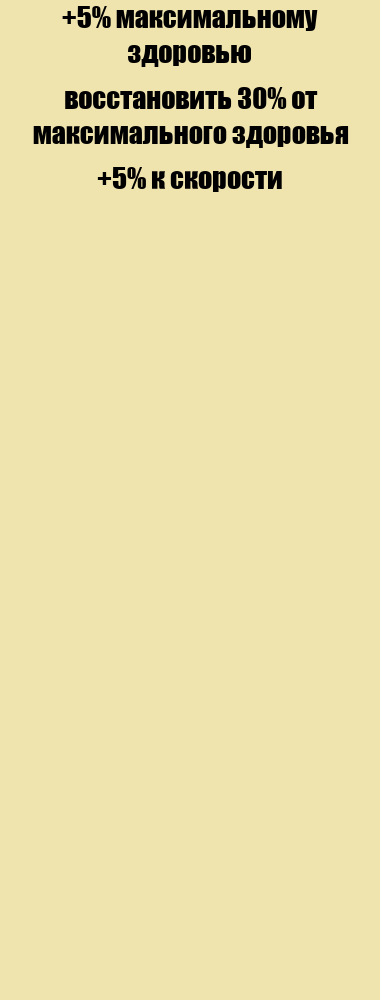
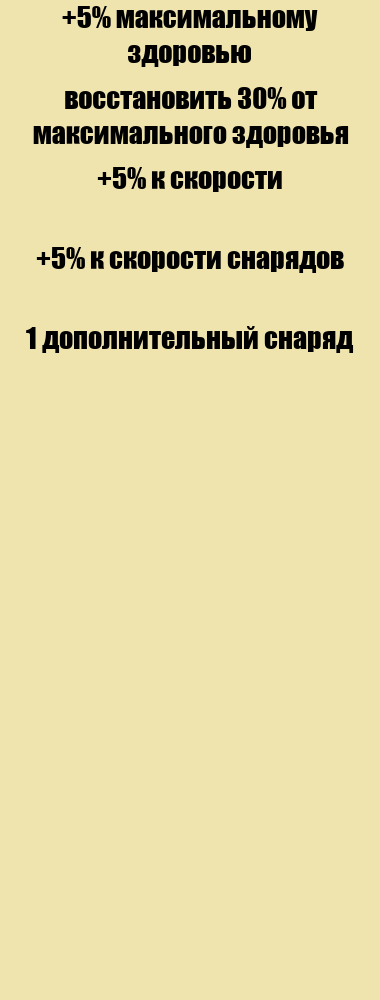
Revision of a layered 380px x 1000px image; what changed, layer by layer:
added layer "1 дополнительный снаряд" above "+5% к скорости снарядов" over [26, 326, 354, 353]
added layer "+5% к скорости снарядов" above "+5% к скорости" over [36, 247, 344, 273]
